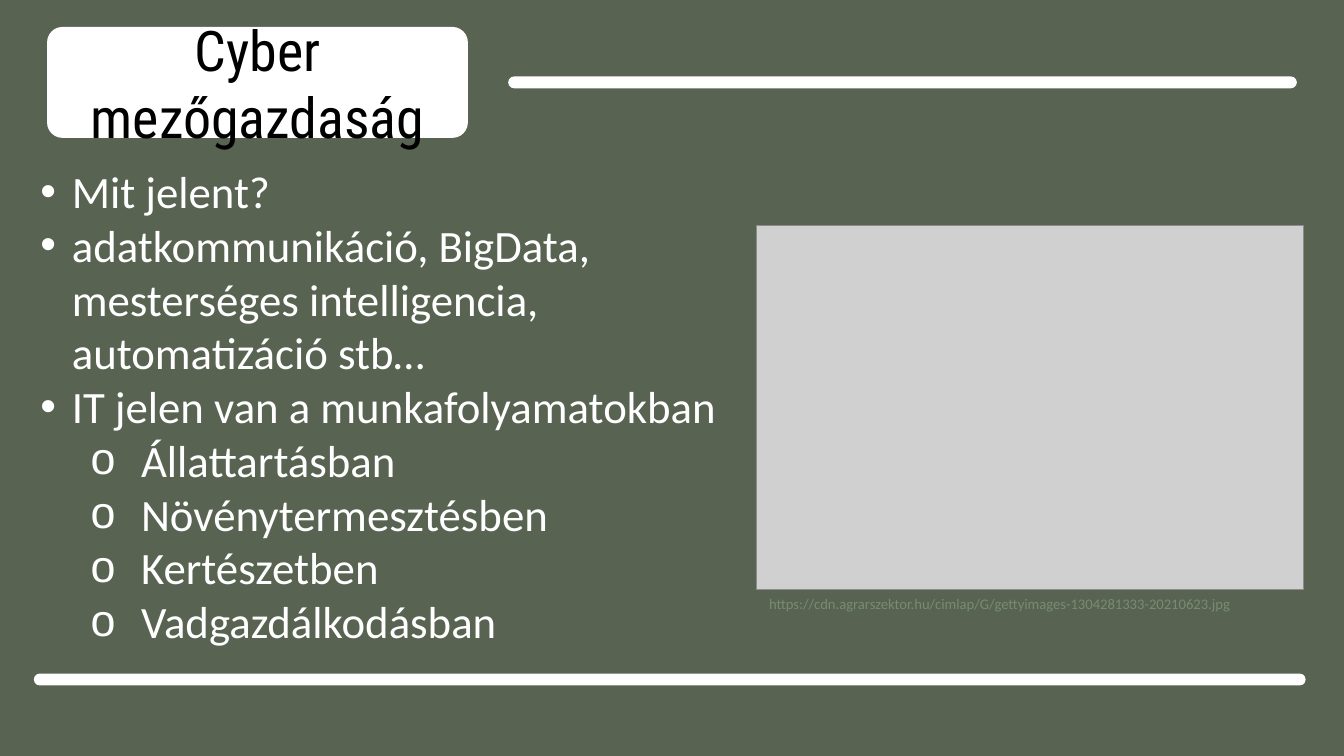
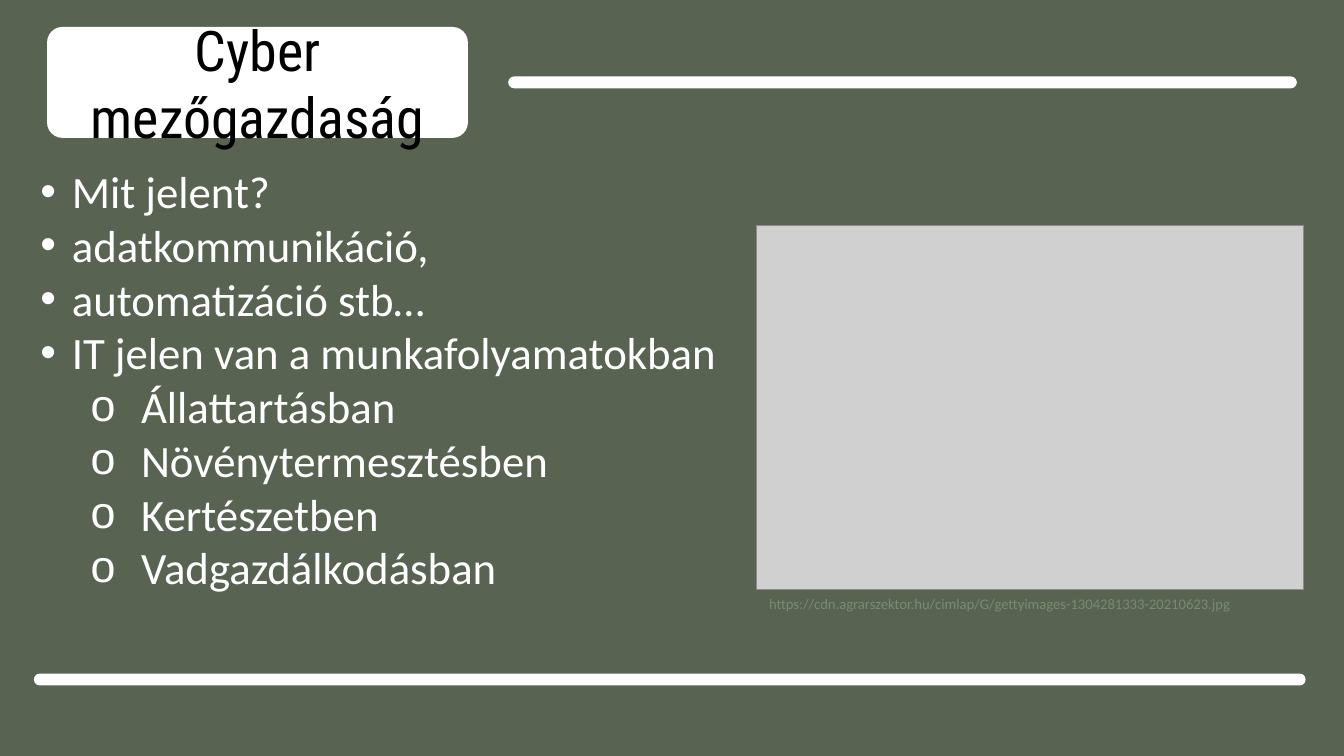
Before and after one commit to dzsofri/paprika, a slide deck: slide 3 of informatikaamezogazdasagban.pptx. Drawn at 1344x756 pixels with LibreOffice and Linux fonts; fonts in the diff are those of the drawing; grey boxes stand for pictures. Boxes give left, top, right and bottom in pixels: in the first picture for what was removed or moved away, otherwise in the second. Text is boxed around its words. In the diff, an @@ line names an element or a change of style, - is before the commit and + after.

```diff
--- a/informatikaamezogazdasagban.pptx
+++ b/informatikaamezogazdasagban.pptx
@@ text at box(72, 231, 429, 317): text changed @@
-• adatkommunikáció, BigData, mesterséges intelligencia, automatizáció stb…
+• adatkommunikáció,
+• automatizáció stb…
```
Also in this commit, not shown: 1 other slide changed.
